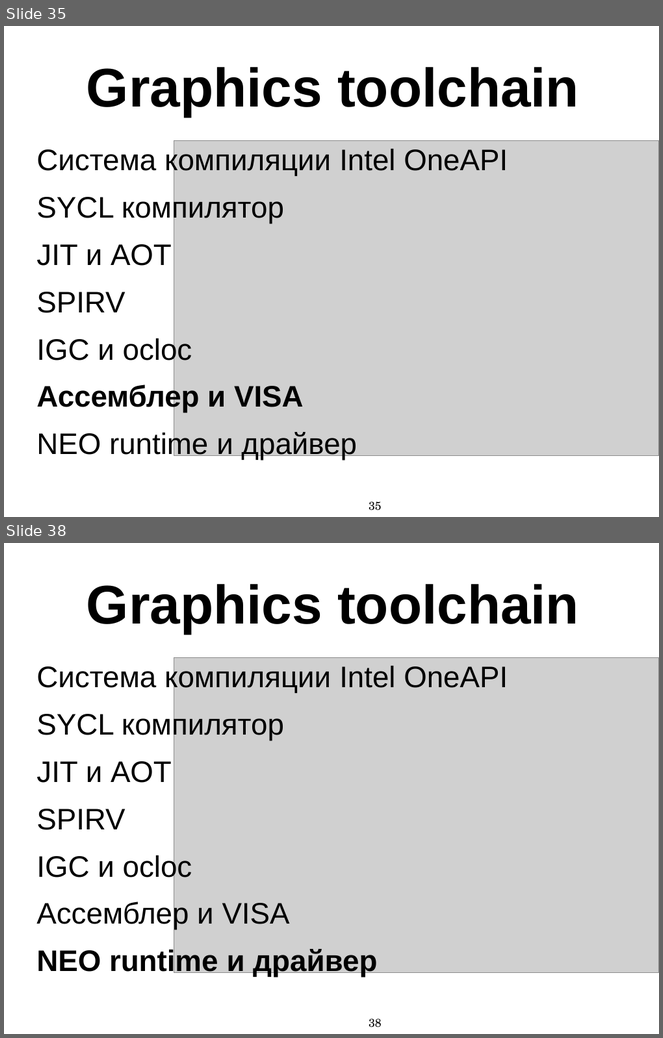
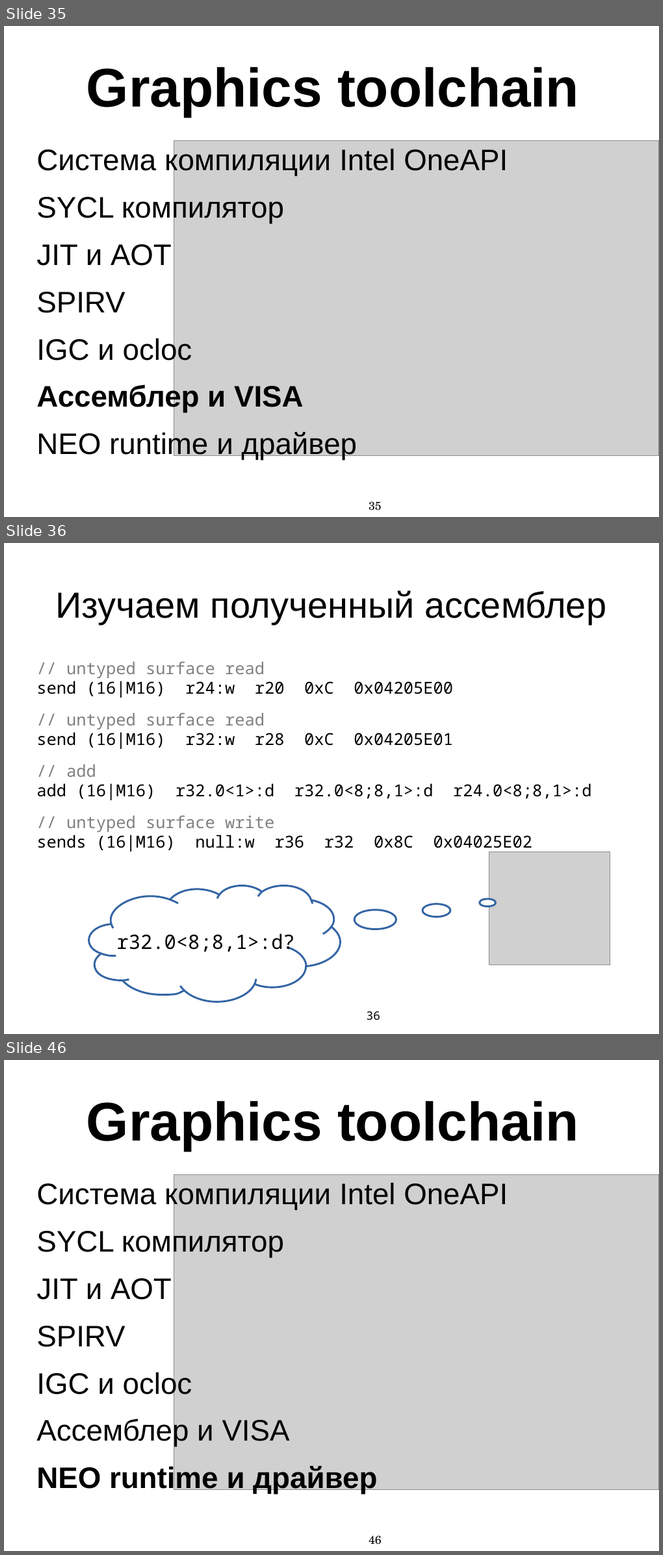
Before and after one commit to MIPT-ILab/cpp-lects-rus, a slide deck: other_lects/toolchain_lect/slides/graphics_toolchain_complete_ppt.pptx. Shown one above the other, each under a label of ours: slides 35 and 38 before the commit, slides 35, 36 and 46 after it; the slides between them are not shown. The pictures are 663x1038 and 663x1555 pixels, drawn with LibreOffice and Linux fonts; fonts in the diff are those of the drawing; grey boxes stand for pictures. Boxes give left, top, right and bottom in pixels: in the first picture for what was removed or moved away, otherwise in the second. Text is boxed around its words. In the diff, an @@ line names an element or a change of style, - is before the commit and + after.

```diff
--- a/other_lects/toolchain_lect/slides/graphics_toolchain_complete_ppt.pptx
+++ b/other_lects/toolchain_lect/slides/graphics_toolchain_complete_ppt.pptx
@@ slide 36 added at (4, 543, 659, 1034), background #FFFFFF @@
@@ title added at (56, 590, 607, 624), 44 pt, text #000000 @@
+Изучаем полученный ассемблер
@@ text added at (36, 661, 533, 853), 20 pt, text #000000 @@
+// untyped surface read
+send (16|M16) r24:w r20 0xC 0x04205E00
+// untyped surface read
+send (16|M16) r32:w r28 0xC 0x04205E01
+// add
+add (16|M16) r32.0<1>:d r32.0<8;8,1>:d r24.0<8;8,1>:d
+// untyped surface write
+sends (16|M16) null:w r36 r32 0x8C 0x04025E02
@@ picture added at (490, 852, 610, 965) @@
@@ freeform shape added at (89, 886, 341, 1003), fill #FFFFFF, outline #3465A4 2.3 pt, 24 pt, text #000000 @@
+r32.0<8;8,1>:d?
@@ page number added at (367, 1012, 380, 1021), 14 pt, text #000000 @@
+36
@@ what was slide 38 is now slide 46 @@
@@ page number at (369, 1536, 382, 1545): text changed @@
-38
+46
```
Also in this commit, not shown: 13 slides changed, 13 other slides added, 4 slides removed, 3 other files.
